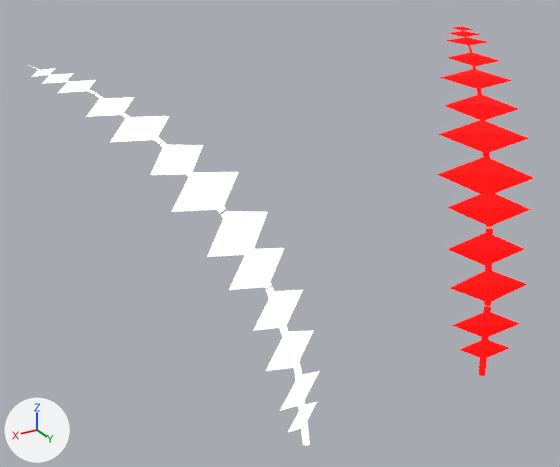
Renders of the glTF model addons/Cubiix_Assets/Mods/CoreAssets/Assets/Mesh/Base/Ears/Moth_Ears.gltf from each side of a commit.
Both versions are drawn from a camera (50 mm lens) standing at (2.14, 1.7, 6.86) and looking at (0.27, -1.42, 5.3). Lighting does not change. The marker at lower left points along +X, +Y and +Z. Vertices at the same position are counted once.

The first picture shows 'Moth_Ears'.
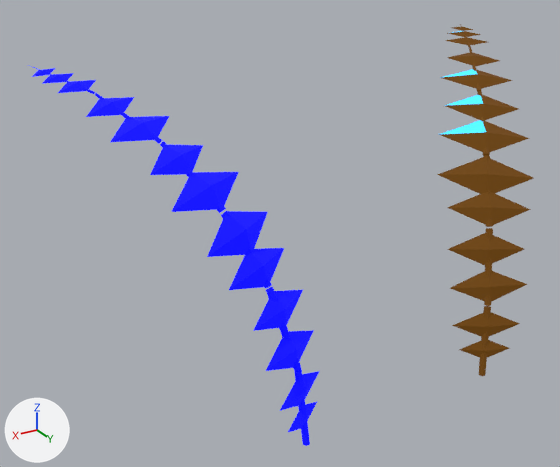
Boxes (x1, y1, x2, y2) around the edits, measured in the pictures (560 x 467 px):
'Moth_Ears', surface changed: (29, 24, 534, 446) in both

Patch to the scene script:
```diff
--- a/addons/Cubiix_Assets/Mods/CoreAssets/Assets/Mesh/Base/Ears/Moth_Ears.gltf.py
+++ b/addons/Cubiix_Assets/Mods/CoreAssets/Assets/Mesh/Base/Ears/Moth_Ears.gltf.py
@@ img_shader_teststrip @@
+img_shader_teststrip = load_image('Shader_TestStrip', 'Shader_TestStrip.png', 18, 2, 'sRGB')
@@ mat_material @@
 n2 = _N.new('ShaderNodeTexImage'); n2.name = 'Image Texture'
-n2.image = img_color_palette
+n2.image = img_shader_teststrip
 n2.interpolation = 'Closest'
 n3 = _N.new('ShaderNodeTexImage'); n3.name = 'Image Texture.001'
-n3.image = img_color_palette
+n3.image = img_shader_teststrip
 n3.interpolation = 'Closest'
@@ me_plane_015 @@
 me_plane_015.from_pydata(...)  # 290 vertices, 428 faces; spans x -1.32..1.32, y -1.92..-0.67, z 4.57..6.17
 # used by ob_moth_ears; location = (0.0, 0.0, 0.0)
+# me_plane_015 part 1: texture (UV) coordinates of 428 of 428 faces, centred in x -1.28..1.28, y -1.86..-0.7, z 4.57..6.15, changed; they spanned u 0.25..0.75, v 0.75..0.75 and now span u 0.03..0.8, v 0.73..0.75
 me_plane_015.materials.append(mat_material)
```
